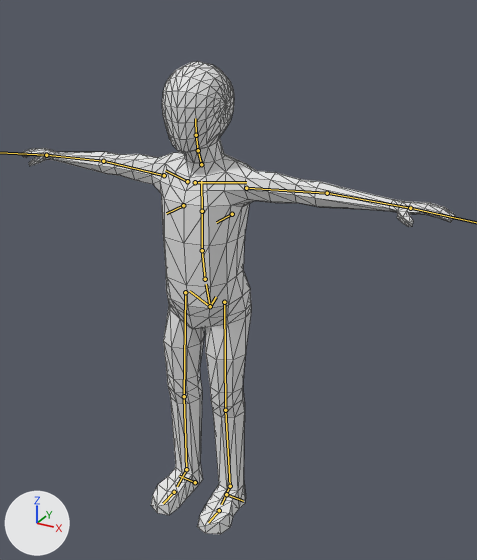
The glTF model assets/models/character_rigged.glb as it was, and as the next commit left it.
One viewpoint serves both versions: a 50 mm camera at (1.38, -2.2, 2.3) aimed at (0.14, 0.06, 1.17). The axes (+X, +Y, +Z) are drawn at lower left. The lights are the same throughout. The bones that bend it are drawn over the model as lines. Mesh edges are drawn as thin lines.
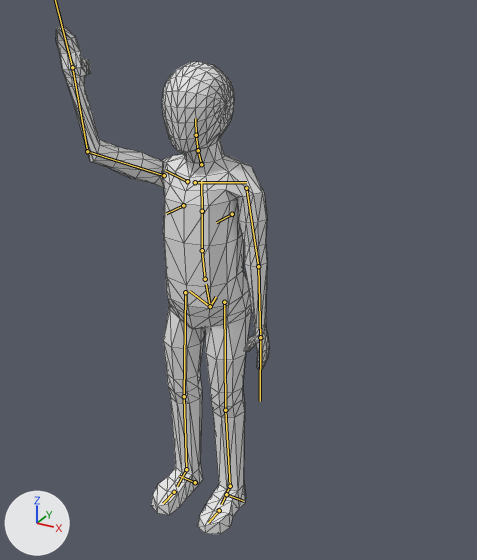
The newer file adds an action. The first version stands in its rest pose; the second is drawn at frame 14 of the action 'Wave'.

What differs and where, as boxes (x1, y1, x2, y2) in the pictures (477 x 560 px):
'Sphere', posed (51% narrower, 8% taller): before (22, 61, 455, 534); after (56, 25, 269, 534)
bone 'upper_arm.L', root to tip: before (246, 188) to (327, 193); after (246, 188) to (258, 266)
bone 'upper_arm.R', root to tip: before (164, 175) to (103, 161); after (164, 175) to (87, 151)
bone 'forearm.R', root to tip: before (103, 161) to (46, 155); after (87, 151) to (72, 67)

What the commit changed:
Bone 'upper_arm.L' (bone_upper_arm_l) turns from (0, 0, 0) to (-3, 2, -85) degrees about its own x, y and z.
Bone 'upper_arm.R' (bone_upper_arm_r) turns from (0, 0, 0) to (110, 38, 90) degrees about its own x, y and z.
Bone 'forearm.R' (bone_forearm_r) turns from (0, 0, 0) to (64, -21, -46) degrees about its own x, y and z.
